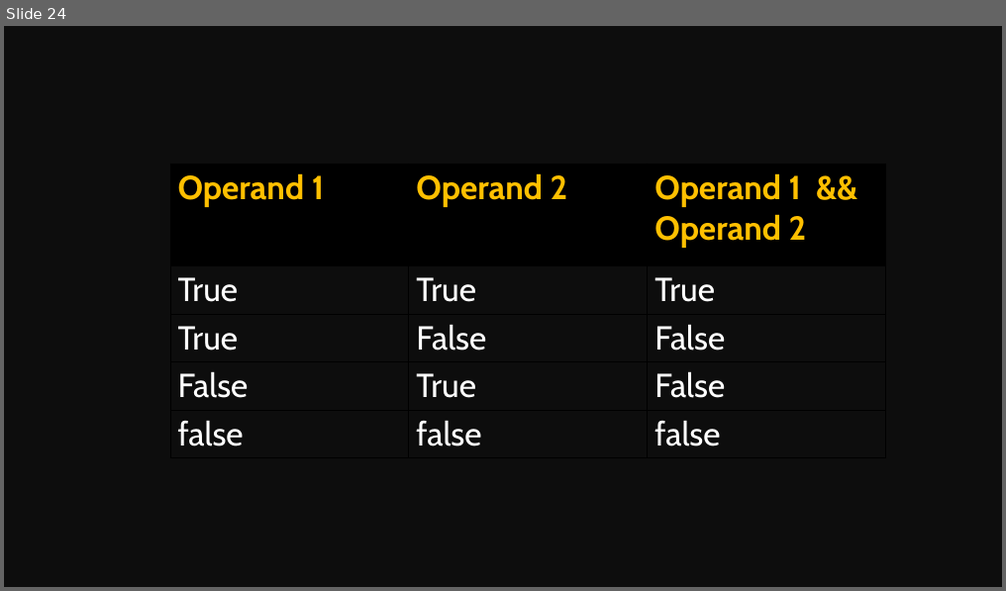
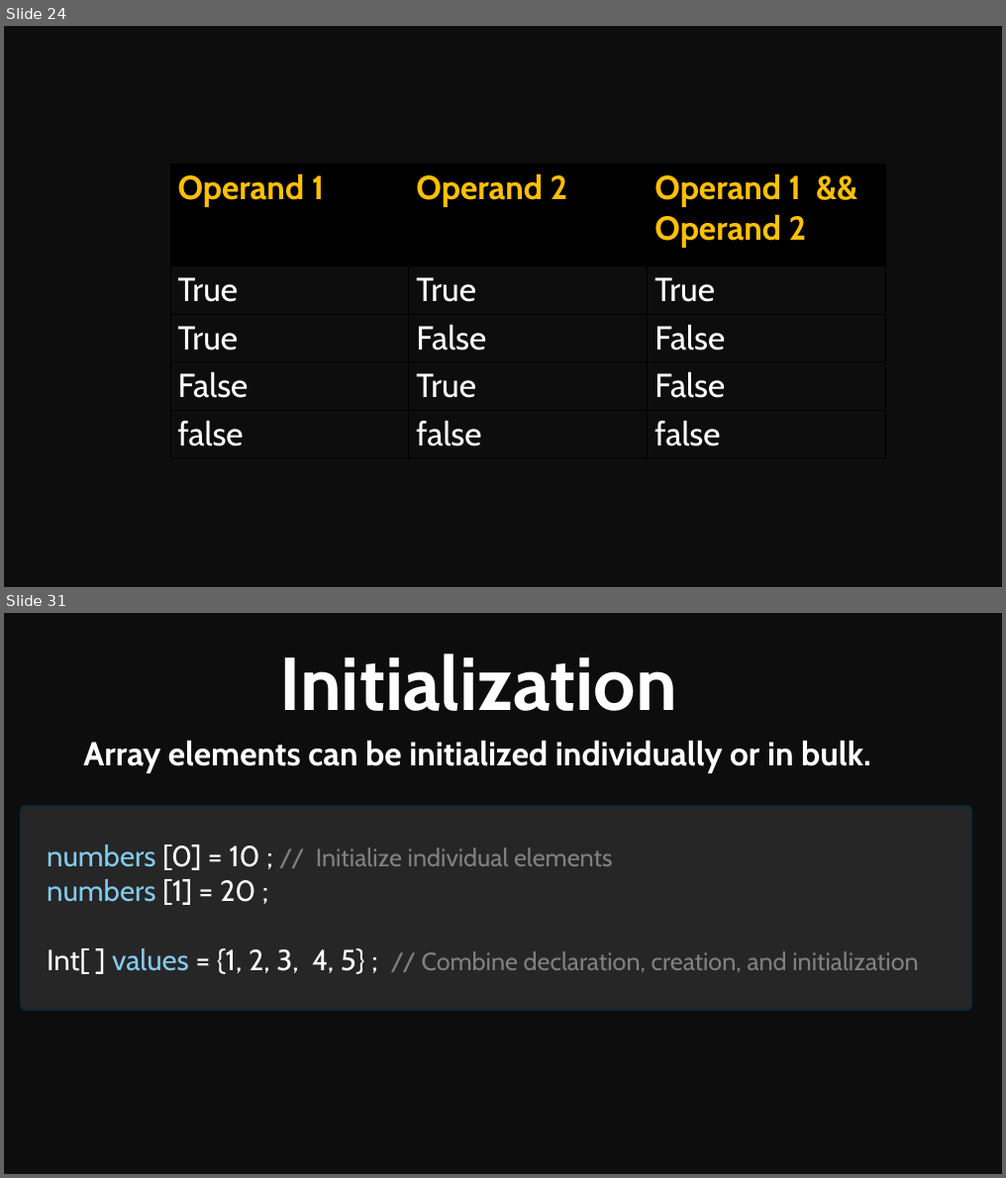
Before and after one commit to Mohitscodiclab/Java_Full_Course, a slide deck: JAVA.pptx. Shown one above the other, each under a label of ours: slide 24 before the commit, slides 24 and 31 after it; the slides between them are not shown. The pictures are 1006x591 and 1006x1178 pixels, drawn with LibreOffice and Linux fonts; fonts in the diff are those of the drawing. Boxes give left, top, right and bottom in pixels: in the first picture for what was removed or moved away, otherwise in the second. Text is boxed around its words. In the diff, an @@ line names an element or a change of style, - is before the commit and + after.

Commit message:
Initial commit

```diff
--- a/JAVA.pptx
+++ b/JAVA.pptx
@@ slide 31 added at bbox=[4, 613, 1002, 1174], background #0D0D0D @@
@@ text added at bbox=[280, 654, 677, 711], 72 pt, text #FFFFFF, bold @@
+Initialization
@@ text added at bbox=[83, 740, 871, 773], 32 pt, text #FFFFFF, bold @@
+Array elements can be initialized individually or in bulk.
@@ rounded rectangle added at bbox=[21, 806, 972, 1011], fill #262626, outline #092A39 1.5 pt @@
@@ text added at bbox=[47, 845, 918, 974], 24 pt, text #808080 @@
+numbers [0] = 10 ; // Initialize individual elements
+numbers [1] = 20 ;
+Int[ ] values = {1, 2, 3, 4, 5} ; // Combine declaration, creation, and initialization
```
Also in this commit, not shown: 6 other slides added, 13 other files.
